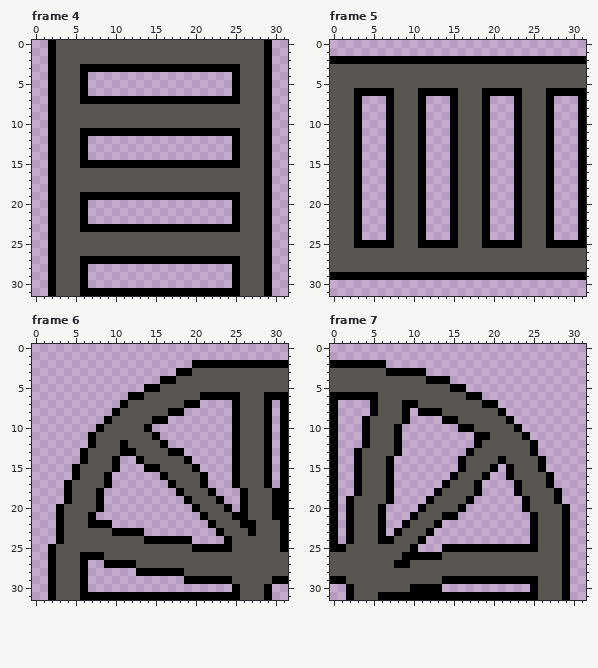
Pixel-art file -- art/tiles.ase. Above is the file before it was changed.
32x32 pixels, 9 frames. Shown: frame 4, frame 5, frame 6, frame 7. The commit also changed other frames, which this record leaves out.
Once edited:
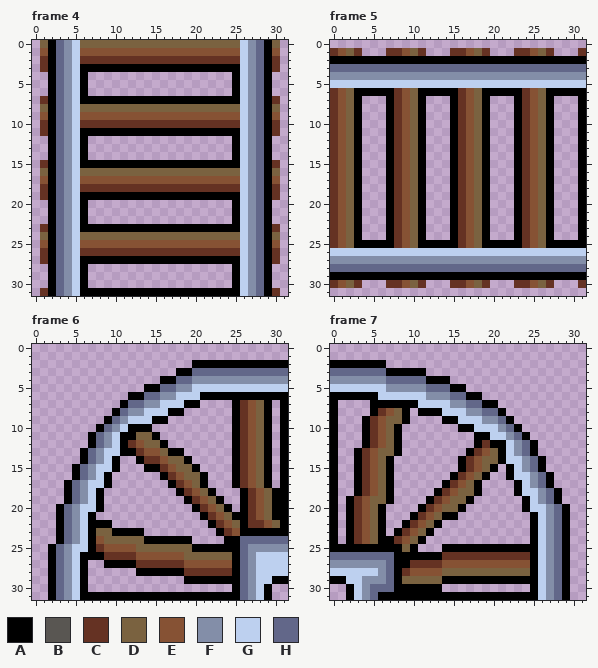
Palette (. is transparent): A #000000  B #595652  C #653223  D #7a6240  E #865234  F #838ea8  G #bdd0ef  H #626789
Diff:
Changed rows in their new state; - is an unchanged pixel.
Frame 4:
first column x 1:
 0 D-HFGDDDDDDDDDDDDDDDDDDDDGFH-D
 1 E-HFGEEEEEEEEEEEEEEEEEEEEGFH-E
 2 C-HFGCCCCCCCCCCCCCCCCCCCCGFH-C
 3 C-HFG--------------------GFH-C
 4 --HFG--------------------GFH--
 5 --HFG--------------------GFH--
 6 --HFG--------------------GFH--
 7 C-HFG--------------------GFH-C
 8 D-HFGDDDDDDDDDDDDDDDDDDDDGFH-D
 9 E-HFGEEEEEEEEEEEEEEEEEEEEGFH-E
10 C-HFGCCCCCCCCCCCCCCCCCCCCGFH-C
11 C-HFG--------------------GFH-C
12 --HFG--------------------GFH--
13 --HFG--------------------GFH--
14 --HFG--------------------GFH--
15 C-HFG--------------------GFH-C
16 D-HFGDDDDDDDDDDDDDDDDDDDDGFH-D
17 E-HFGEEEEEEEEEEEEEEEEEEEEGFH-E
18 C-HFGCCCCCCCCCCCCCCCCCCCCGFH-C
19 C-HFG--------------------GFH-C
20 --HFG--------------------GFH--
21 --HFG--------------------GFH--
22 --HFG--------------------GFH--
23 C-HFG--------------------GFH-C
24 D-HFGDDDDDDDDDDDDDDDDDDDDGFH-D
25 E-HFGEEEEEEEEEEEEEEEEEEEEGFH-E
26 C-HFGCCCCCCCCCCCCCCCCCCCCGFH-C
27 C-HFG--------------------GFH-C
28 --HFG--------------------GFH--
29 --HFG--------------------GFH--
30 --HFG--------------------GFH--
31 C-HFG--------------------GFH-C
Frame 5:
first column x 0:
 1 CEDC---CCEDC---CCEDC---CCEDC---C
 3 HHHHHHHHHHHHHHHHHHHHHHHHHHHHHHHH
 4 FFFFFFFFFFFFFFFFFFFFFFFFFFFFFFFF
 5 GGGGGGGGGGGGGGGGGGGGGGGGGGGGGGGG
 6 CED-----CED-----CED-----CED-----
 7 CED-----CED-----CED-----CED-----
 8 CED-----CED-----CED-----CED-----
 9 CED-----CED-----CED-----CED-----
10 CED-----CED-----CED-----CED-----
11 CED-----CED-----CED-----CED-----
12 CED-----CED-----CED-----CED-----
13 CED-----CED-----CED-----CED-----
14 CED-----CED-----CED-----CED-----
15 CED-----CED-----CED-----CED-----
16 CED-----CED-----CED-----CED-----
17 CED-----CED-----CED-----CED-----
18 CED-----CED-----CED-----CED-----
19 CED-----CED-----CED-----CED-----
20 CED-----CED-----CED-----CED-----
21 CED-----CED-----CED-----CED-----
22 CED-----CED-----CED-----CED-----
23 CED-----CED-----CED-----CED-----
24 CED-----CED-----CED-----CED-----
25 CED-----CED-----CED-----CED-----
26 GGGGGGGGGGGGGGGGGGGGGGGGGGGGGGGG
27 FFFFFFFFFFFFFFFFFFFFFFFFFFFFFFFF
28 HHHHHHHHHHHHHHHHHHHHHHHHHHHHHHHH
30 CEDC---CCEDC---CCEDC---CCEDC---C
Frame 6:
first column x 3:
 3 -----------------HHHHHHHHHHHH
 4 ---------------HHFFFFFFFFFFFF
 5 -------------HHFFGGGGGGGGGGGG
 6 -----------HHFFGGG-----AAA---
 7 ---------HHFFGGG-------CED---
 8 --------HFFGGG---------CED---
 9 -------HFGGG-----------CED---
10 ------HFGAA------------CED---
11 -----HFGAADD-----------CED---
12 -----HFG-CEDD----------CED---
13 ----HFGG--CEED---------CED---
14 ----HFG----CCEDD-------CED---
15 ---HFGG------CEDD------CED---
16 ---HFG--------CEDD-----CED---
17 --HFGG---------CED-----CED---
18 --HFG-----------CED-----CED--
19 --HFG------------CED----CED--
20 -HFGG-------------CED---CED--
21 -HFG---------------CED--CED--
22 -HFG----------------CED-CCED-
23 -HFGADD--------------CEA-AAA-
24 -HFGAEDDDDD-----------AHHHHHH
25 HFGGACEEEEDDDDDDD-----AHFFFFF
26 HFG---CCCCEEEEEEDDDDDDAHFGGGG
27 HFG-------CCCCCCEEEEEEAHFGGGG
28 HFG-------------CCCCCCAHFGGGG
29 HFG-------------------AHFGG--
30 HFG--------------------HFG---
31 HFG--------------------HFG---
Frame 7:
first column x 0:
 3 HHHHHHH----------------------
 4 FFFFFFFHHHHH-----------------
 5 GGGGGGGFFFFFHHH--------------
 6 ------GGGGGGFFFHH------------
 7 ------AAA--GGGGFFHH----------
 8 ------CED-----GGGFFHH--------
 9 -----CEDD-------GGGFFH-------
10 -----CED----------GGGFH------
11 -----CED------------GGFH-----
12 -----CED-----------CAAGFH----
13 ----CEDD----------CEDAGFH----
14 ----CED----------CEDD-GGFH---
15 ----CED----------CED---GFH---
16 ----CED---------CED----GGFH--
17 ----CED--------CED------GFH--
18 ----CED-------CEDD------GGFH-
19 ---CEDD------CEDD--------GFH-
20 ---CED------CEDD---------GGFH
21 ---CED-----CED------------GFH
22 ---CED----CED-------------GFH
23 ---CED---CED--------------GFH
24 ---CED--CED---------------GFH
25 --AAAAAAAD----------------GFH
26 HHHHHHHHA-----CCCCCCCCCCCAGFH
27 FFFFFFFH--CCCCEEEEEEEEEEEAGFH
28 GGGGGGFHACEEEEDDDDDDDDDDDAGFH
29 --GGFFFHADDDDD------------GFH
30 ---GFHHHAA----------------GFH
31 ---GFH--------------------GFH
Changed places in both pictures, as pixel boxes (x1, y1, x2, y2):
changed: (40, 40, 280, 296)
changed: (330, 48, 586, 288)
changed: (56, 368, 288, 600)
changed: (330, 368, 562, 600)
